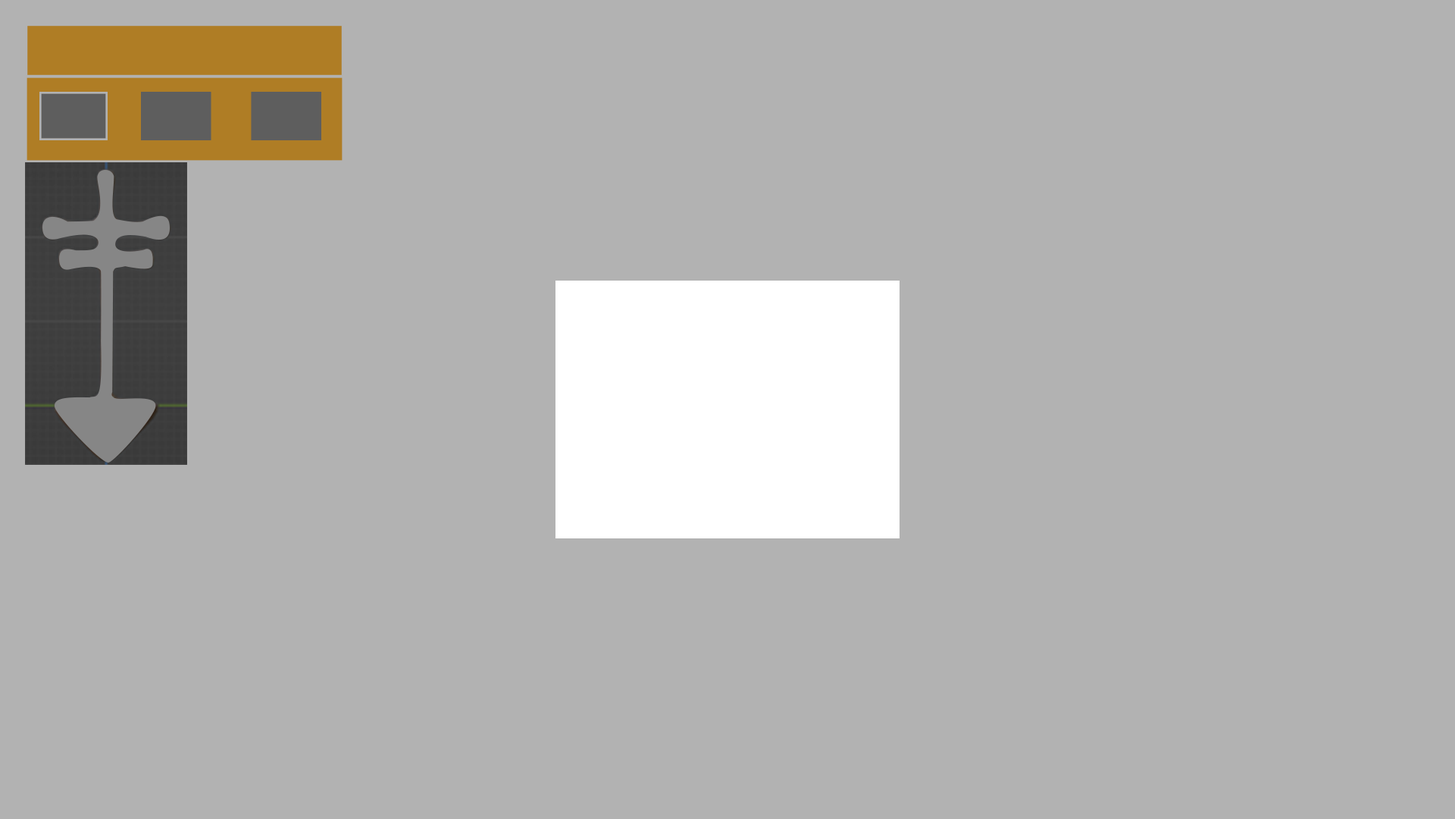
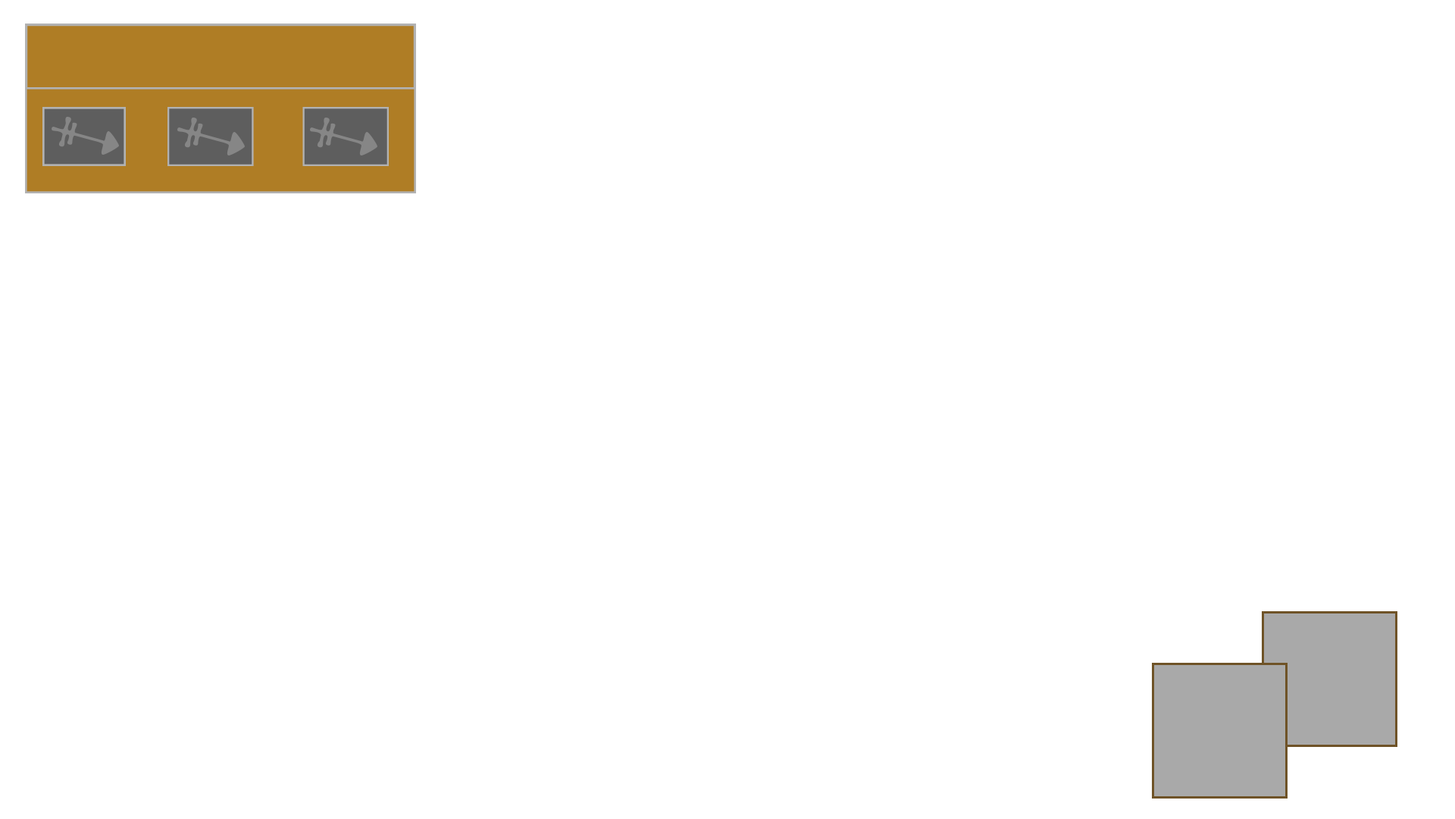
Layered file, before and after one edit (1455 x 819). Changes by layer:
added layer "Rectángulo 5" above "Rectángulo 6" over [1152, 662, 1288, 799]
added layer "Rectángulo 6" above "Llave 3" over [1262, 610, 1398, 747]
added layer "Llave 3" above "Llave 2" over [310, 117, 378, 156]
added layer "Llave 2" above "Forma 1" over [177, 117, 245, 156]
painted on "Forma 1" over [42, 116, 170, 463]
painted on "Rectángulo 4" over [140, 91, 389, 166]
painted on "Rectángulo 3" over [39, 91, 126, 166]
painted on "Rectángulo 2" over [25, 75, 415, 194]
painted on "Rectángulo 1" over [26, 25, 415, 91]
removed layer "Capa 1" over [25, 151, 188, 465]
hid "Fondo" over [0, 0, 1455, 819]
